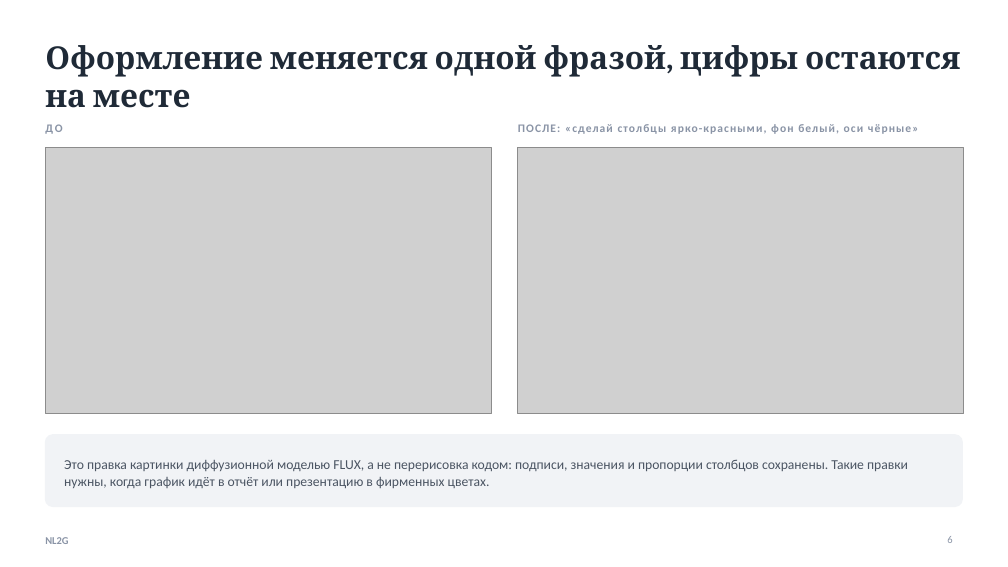
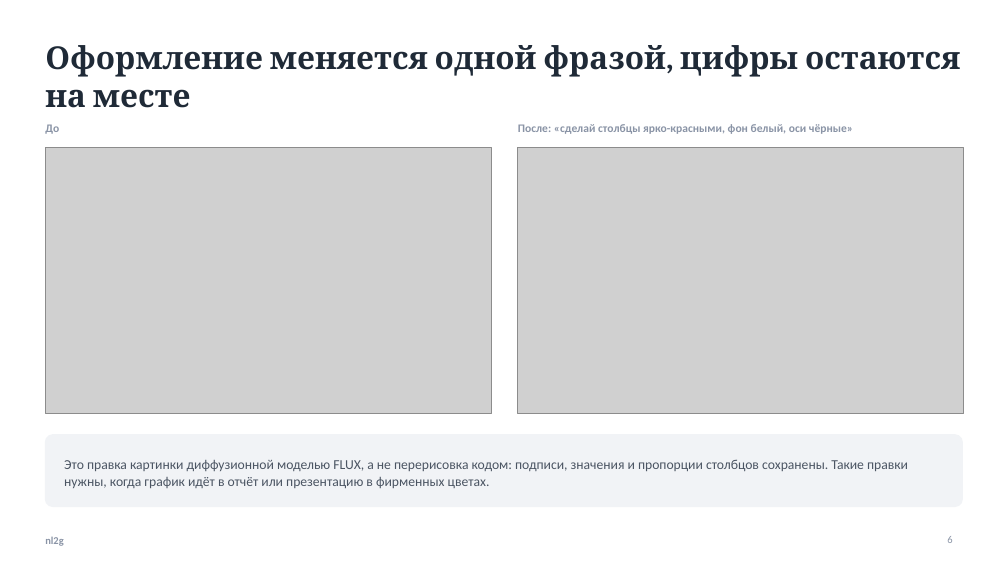
Before and after one commit to kocharyandr/nl2g, a slide deck: slide 6 of docs/ПРЕЗЕНТАЦИЯ_СЕРВИСА.pptx. Drawn at 1008x567 pixels with LibreOffice and Linux fonts; fonts in the diff are those of the drawing; grey boxes stand for pictures. Boxes give left, top, right and bottom in pixels: in the first picture for what was removed or moved away, otherwise in the second. Text is boxed around its words. In the diff, an @@ line names an element or a change of style, - is before the commit and + after.

```diff
--- a/docs/ПРЕЗЕНТАЦИЯ_СЕРВИСА.pptx
+++ b/docs/ПРЕЗЕНТАЦИЯ_СЕРВИСА.pptx
@@ text at box(45, 124, 59, 134): text changed @@
-ДО
+До
@@ text at box(518, 124, 853, 134): text changed @@
-ПОСЛЕ: «сделай столбцы ярко-красными, фон белый, оси чёрные»
+После: «сделай столбцы ярко-красными, фон белый, оси чёрные»
@@ text at box(45, 537, 63, 546): text changed @@
-NL2G
+nl2g
```
Also in this commit, not shown: 13 other slides changed, 1 other file.
